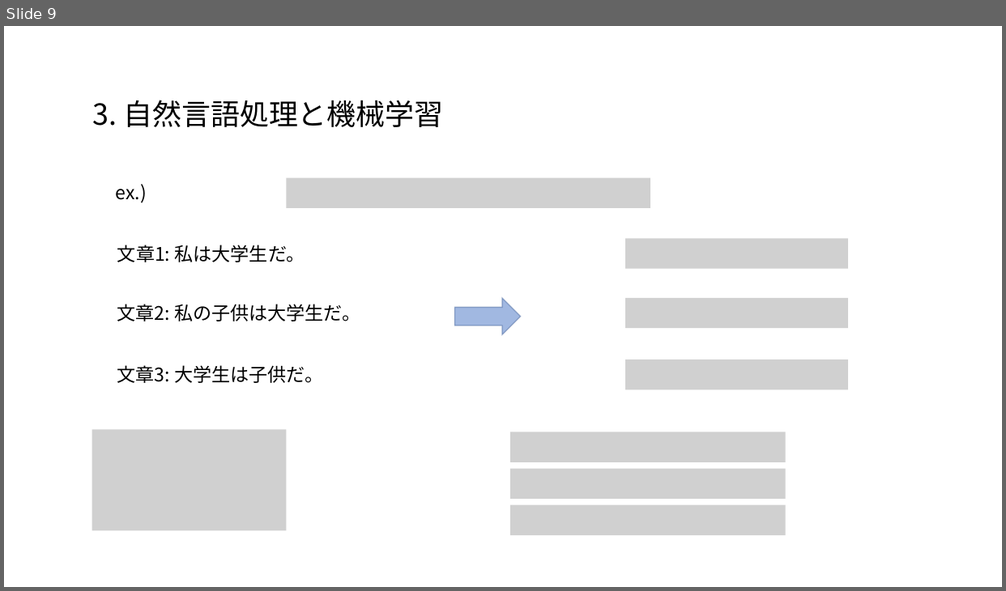
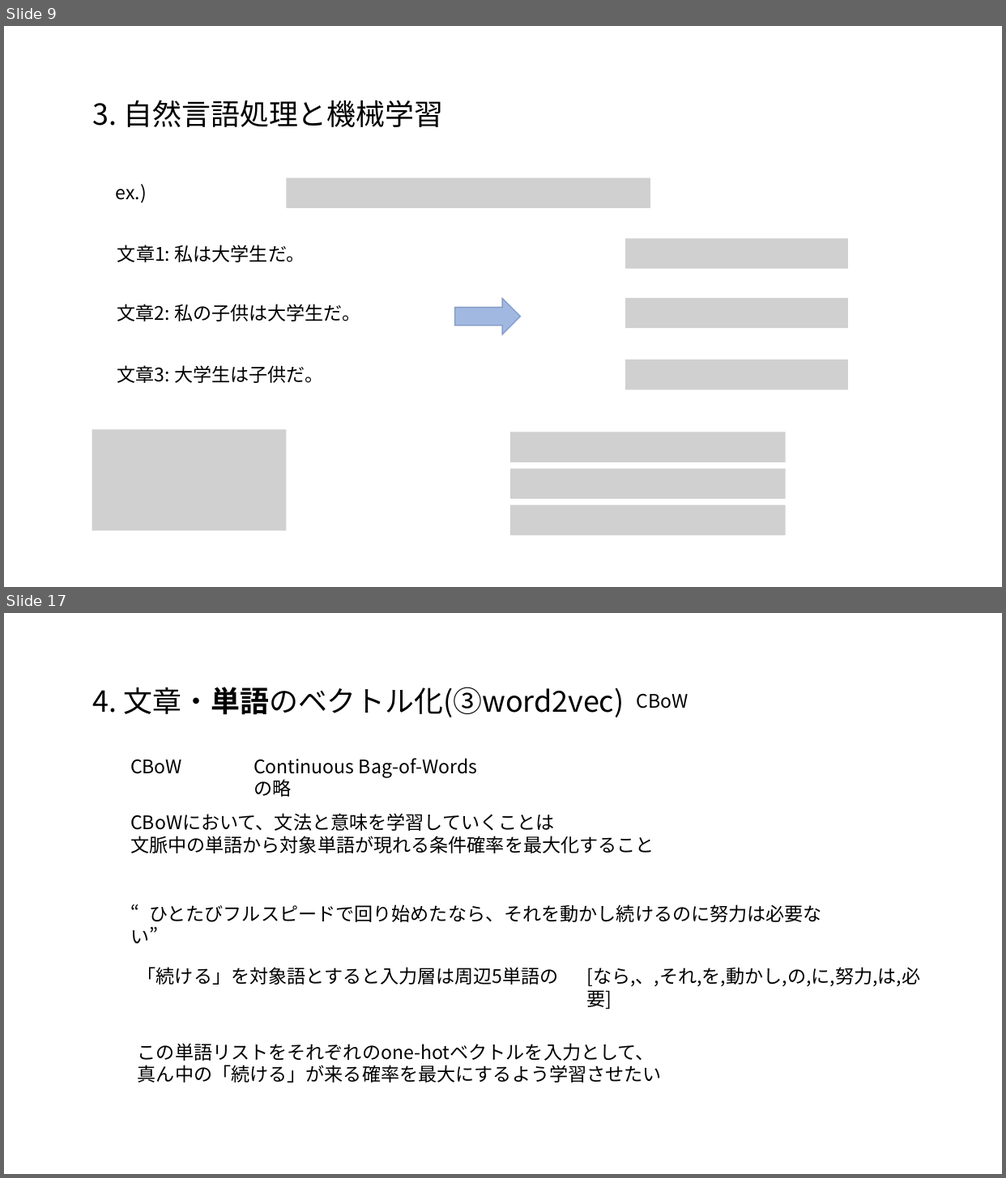
Before and after one commit to satetsu007/NLP_test, a slide deck: doc/NLP.pptx. Shown one above the other, each under a label of ours: slide 9 before the commit, slides 9 and 17 after it; the slides between them are not shown. The pictures are 1006x591 and 1006x1178 pixels, drawn with LibreOffice and Linux fonts; fonts in the diff are those of the drawing; grey boxes stand for pictures. Boxes give left, top, right and bottom in pixels: in the first picture for what was removed or moved away, otherwise in the second. Text is boxed around its words. In the diff, an @@ line names an element or a change of style, - is before the commit and + after.

```diff
--- a/doc/NLP.pptx
+++ b/doc/NLP.pptx
@@ slide 17 added at (4,613,1002,1174), background #FFFFFF @@
@@ text added at (93,687,624,717), 28 pt, text #000000 @@
+4. 文章・単語のベクトル化(③word2vec)
@@ text added at (637,693,688,709), 18 pt, text #000000 @@
+CBoW
@@ text added at (253,758,477,777), 18 pt, text #000000 @@
+Continuous Bag-of-Wordsの略
@@ text added at (130,759,182,774), 18 pt, text #000000 @@
+CBoW
@@ text added at (130,813,654,854), 18 pt, text #000000 @@
+CBoWにおいて、文法と意味を学習していくことは
+文脈中の単語から対象単語が現れる条件確率を最大化すること
@@ text added at (149,905,822,922), 18 pt, text #000000 @@
+“ひとたびフルスピードで回り始めたなら、それを動かし続けるのに努力は必要ない”
@@ text added at (138,967,559,985), 18 pt, text #000000 @@
+「続ける」を対象語とすると入力層は周辺5単語の
@@ text added at (586,967,920,986), 18 pt, text #000000 @@
+[なら,、,それ,を,動かし,の,に,努力,は,必要]
@@ text added at (138,1043,662,1083), 18 pt, text #000000 @@
+この単語リストをそれぞれのone-hotベクトルを入力として、
+真ん中の「続ける」が来る確率を最大にするよう学習させたい
```
Also in this commit, not shown: 5 slides changed, 28 other slides added, 1 other file.
